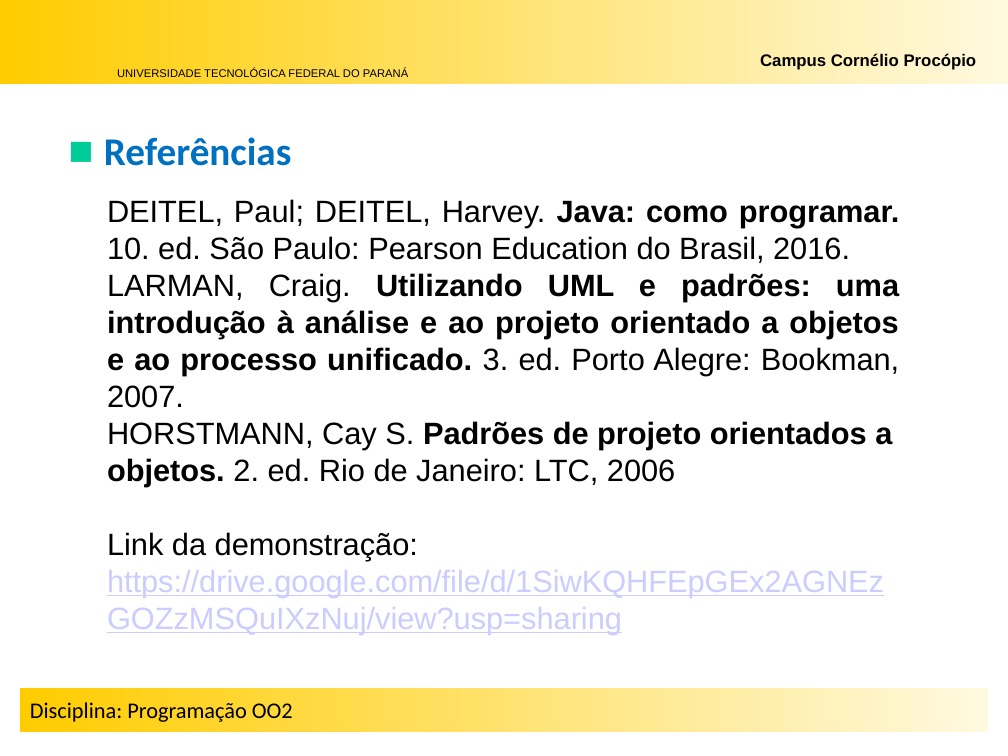
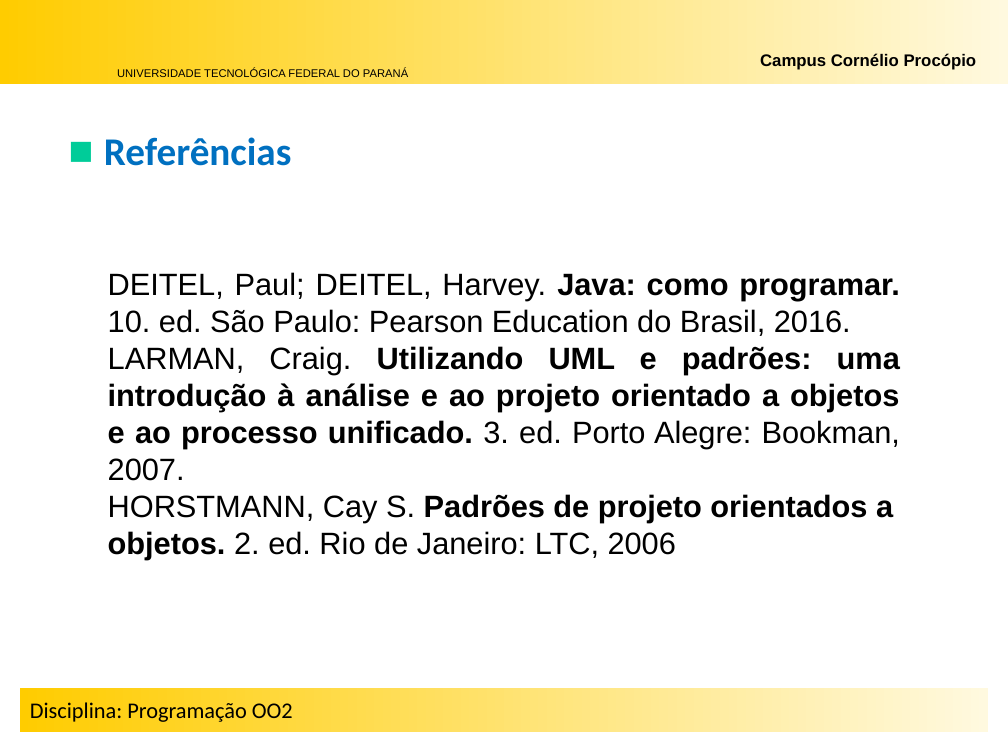
Before and after one commit to matheustm29/HospitAll, a slide deck: slide 12 of Docs/Slides_HospitAll.pptx (slide 11 before the commit). Drawn at 1008x756 pixels with LibreOffice and Linux fonts; fonts in the diff are those of the drawing; background and template pictures are left out. Boxes give left, top, right and bottom in pixels: in the first picture for what was removed or moved away, otherwise in the second. Text is boxed around its words. In the diff, an @@ line names an element or a change of style, - is before the commit and + after.

```diff
--- a/Docs/Slides_HospitAll.pptx
+++ b/Docs/Slides_HospitAll.pptx
@@ text "DEITEL, Paul; DEITEL, Harvey. Java: ...": place and size @@
-text "DEITEL, Paul; DEITEL, Harvey. Java: ..." at <box>107,199,900,634</box>
+text "DEITEL, Paul; DEITEL, Harvey. Java: ..." at <box>108,272,900,560</box>
@@ text at <box>108,494,893,560</box>: text changed @@
-HORSTMANN, Cay S. Padrões de projeto orientados a objetos. 2. ed. Rio de Janeiro: LTC, 2006
-Link da demonstração: https://drive.google.com/file/d/1SiwKQHFEpGEx2AGNEzGOZzMSQuIXzNuj/view?usp=sharing
+HORSTMANN, Cay S. Padrões de projeto orientados a objetos. 2. ed. Rio de Janeiro: LTC, 2006
```
Also in this commit, not shown: 9 other slides changed, 1 slide added.
